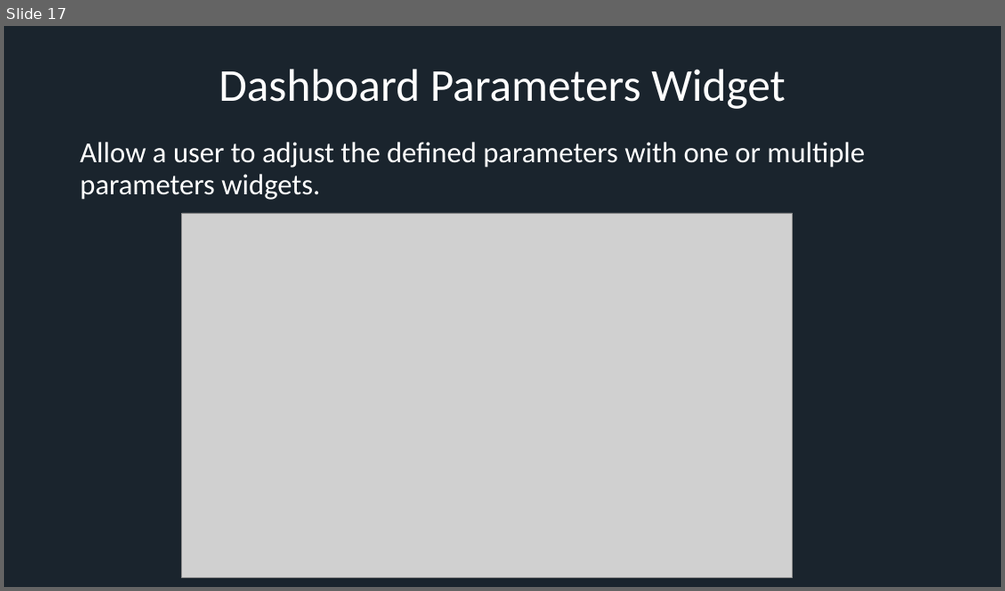
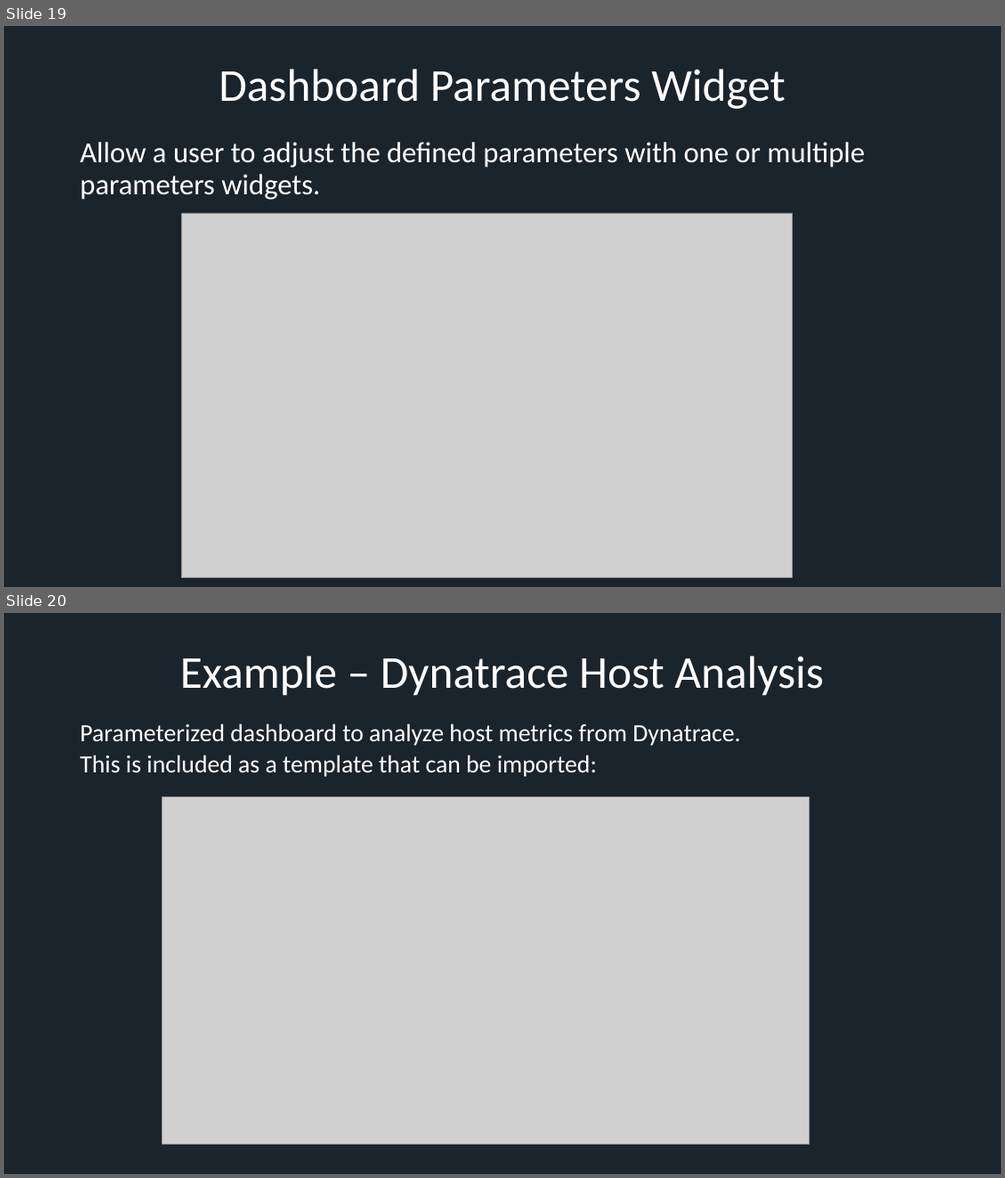
Before and after one commit to xresch/EngineeredMonitoringPlatform, a slide deck: EngineeredMonitoringPlatform/docs/EMP_PresentationSlides.pptx. Shown one above the other, each under a label of ours: slide 17 before the commit, slides 19 and 20 after it. The pictures are 1005x591 and 1005x1178 pixels, drawn with LibreOffice and Linux fonts; fonts in the diff are those of the drawing; grey boxes stand for pictures. Boxes give left, top, right and bottom in pixels: in the first picture for what was removed or moved away, otherwise in the second. Text is boxed around its words. In the diff, an @@ line names an element or a change of style, - is before the commit and + after.

Commit message:
Added Slides, added screenshots and dashboard templates

```diff
--- a/EngineeredMonitoringPlatform/docs/EMP_PresentationSlides.pptx
+++ b/EngineeredMonitoringPlatform/docs/EMP_PresentationSlides.pptx
@@ slide 20 added at (x1=4, y1=613, x2=1001, y2=1174), background #1A242D @@
@@ title added at (x1=180, y1=656, x2=824, y2=696), 44 pt, text #FFFFFF @@
+Example – Dynatrace Host Analysis
@@ text added at (x1=80, y1=723, x2=740, y2=777), 23.8 pt, text #FFFFFF @@
+Parameterized dashboard to analyze host metrics from Dynatrace.
+This is included as a template that can be imported:
@@ picture added at (x1=162, y1=797, x2=809, y2=1144) @@
@@ what was slide 17 is now slide 19 @@
```
Also in this commit, not shown: 2 other slides added, 7 other files.
